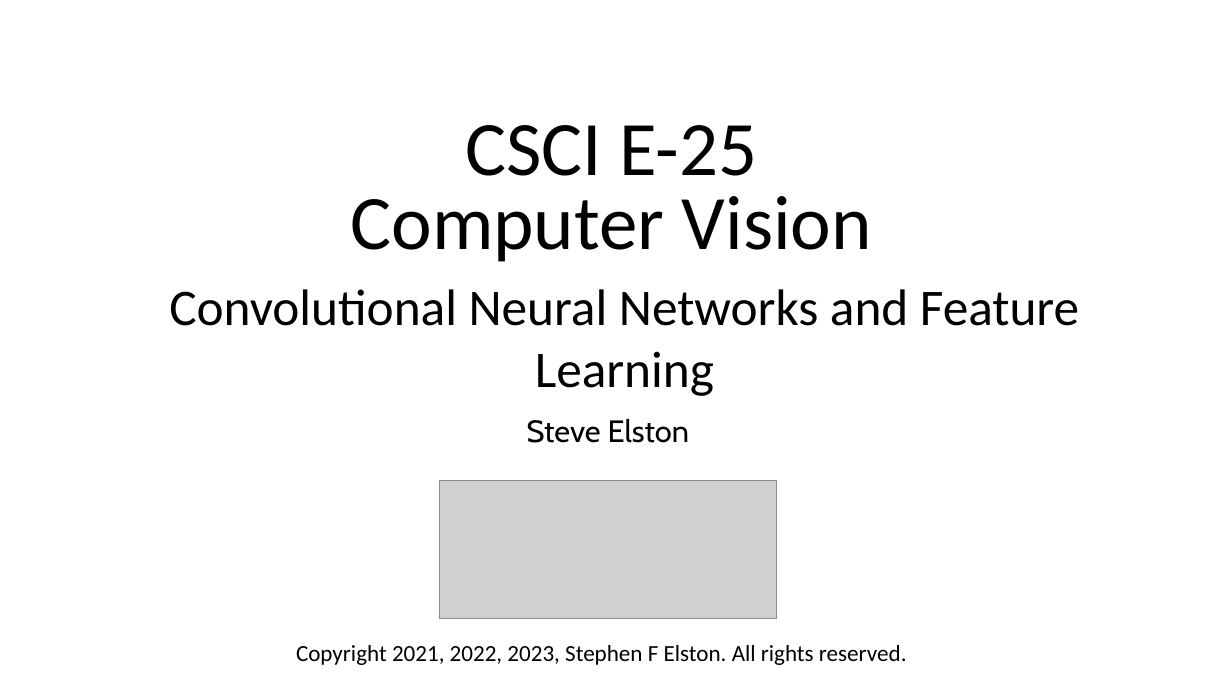
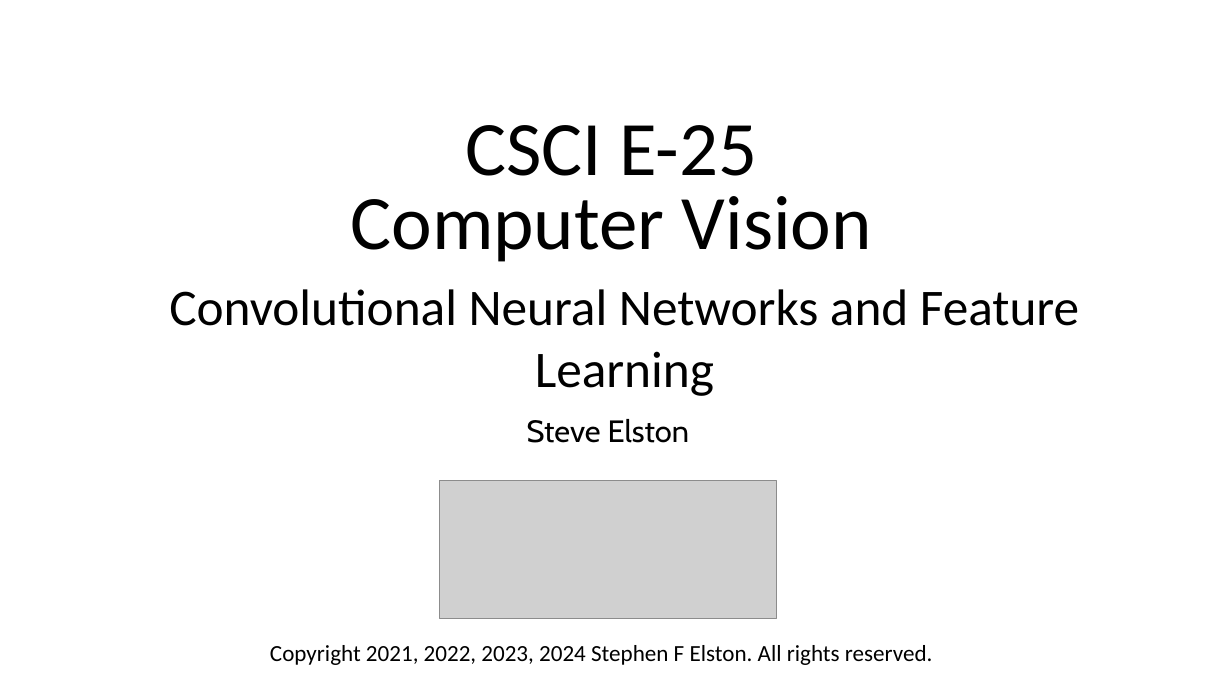
Before and after one commit to StephenElston/CSCI-E25, a slide deck: slide 1 of Slides/6_ConvolutionalNNs.pptx. Drawn at 1232x693 pixels with LibreOffice and Linux fonts; fonts in the diff are those of the drawing; grey boxes stand for pictures. Boxes give left, top, right and bottom in pixels: in the first picture for what was removed or moved away, otherwise in the second. Text is boxed around its words. In the diff, an @@ line names an element or a change of style, - is before the commit and + after.

```diff
--- a/Slides/6_ConvolutionalNNs.pptx
+++ b/Slides/6_ConvolutionalNNs.pptx
@@ text at (270,645,933,665): text changed @@
-Copyright 2021, 2022, 2023, Stephen F Elston. All rights reserved.
+Copyright 2021, 2022, 2023, 2024 Stephen F Elston. All rights reserved.
```
Also in this commit, not shown: 2 other slides changed, 3 slides added, 1 slide removed.
